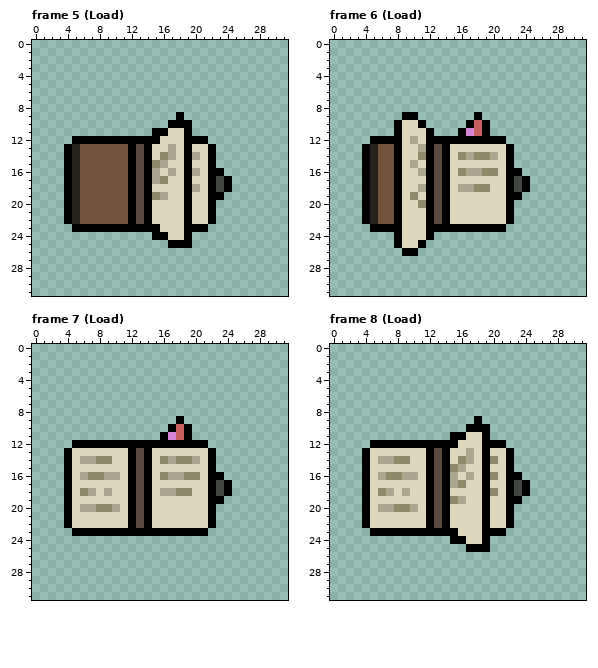
Pixel-art file -- art/Icons/LoadingIcon.ase. Above, as it was before the edit.
32x32 pixels, 30 frames. Colours within 5 levels of each other are drawn and written as one. Shown: frame 5 (Load), frame 6 (Load), frame 7 (Load), frame 8 (Load). The commit also changed other frames, which this record leaves out.
And afterwards:
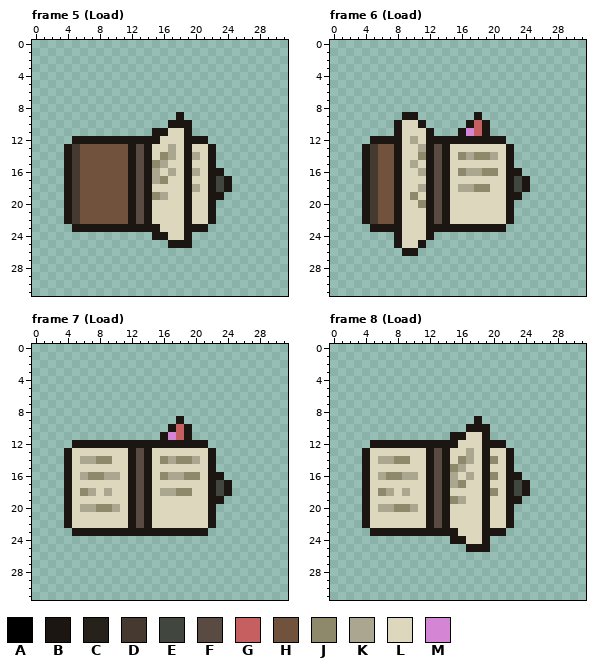
Palette (. is transparent): A #000000  B #1b1612  C #27211c  D #463a30  E #41463e  F #594b42  G #c66060  H #70523d  J #8e896b  K #aaa68f  L #dcd7bd  M #d486d5
Change:
Changed rows in their new state; - is an unchanged pixel.
Frame 5 (Load), layers "Layer 2", "Layer 1":
first column x 4:
 9 --------------B------
10 -------------BBB-----
11 -----------BB--B-----
12 -BBBBBBBBBBB---BBB---
13 BD------B-B----B--B--
14 BD------B-B----B--B--
15 BD------B-B----B--B--
16 BD------B-B----B--BB-
17 BD------B-B----B--B-B
18 BD------B-B----B--B-B
19 BD------B-B----B--BB-
20 BD------B-B----B--B--
21 BD------B-B----B--B--
22 BD------B-B----B--B--
23 -BBBBBBBBBBB---BBB---
24 -----------BB--B-----
25 -------------BBB-----
Frame 6 (Load), layers "Layer 2", "Layer 1":
first column x 4:
 9 -----BB-------B------
10 ----B--B-----B-B-----
11 ----B---B---B--B-----
12 -BBBB---BBBBBBBBBB---
13 BD--B---B-B-------B--
14 BD--B---B-B-------B--
15 BD--B---B-B-------B--
16 BD--B---B-B-------BB-
17 BD--B---B-B-------B-B
18 BD--B---B-B-------B-B
19 BD--B---B-B-------BB-
20 BD--B---B-B-------B--
21 BD--B---B-B-------B--
22 BD--B---B-B-------B--
23 -BBBB---BBBBBBBBBB---
24 ----B---B------------
25 ----B--B-------------
26 -----BB--------------
Frame 7 (Load), layer "Layer 1":
first column x 4:
 9 --------------B------
10 -------------B-B-----
11 ------------B--B-----
12 -BBBBBBBBBBBBBBBBB---
13 B-------B-B-------B--
14 B-------B-B-------B--
15 B-------B-B-------B--
16 B-------B-B-------BB-
17 B-------B-B-------B-B
18 B-------B-B-------B-B
19 B-------B-B-------BB-
20 B-------B-B-------B--
21 B-------B-B-------B--
22 B-------B-B-------B--
23 -BBBBBBBBBBBBBBBBB---
Frame 8 (Load), layer "Layer 1":
first column x 4:
 9 --------------B------
10 -------------BBB-----
11 -----------BB--B-----
12 -BBBBBBBBBBB---BBB---
13 B-------B-B----B--B--
14 B-------B-B----B--B--
15 B-------B-B----B--B--
16 B-------B-B----B--BB-
17 B-------B-B----B--B-B
18 B-------B-B----B--B-B
19 B-------B-B----B--BB-
20 B-------B-B----B--B--
21 B-------B-B----B--B--
22 B-------B-B----B--B--
23 -BBBBBBBBBBB---BBB---
24 -----------BB--B-----
25 -------------BBB-----
Pixel boxes of the changes (left, top, right, bottom) in both pictures:
changed: (64, 112, 232, 248)
changed: (362, 112, 530, 256)
changed: (64, 416, 232, 536)
changed: (362, 416, 530, 552)
